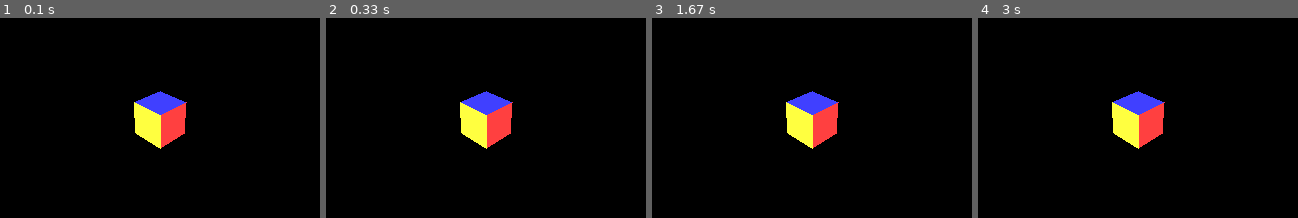
Above: before the commit, frames 1-4 (left to right).
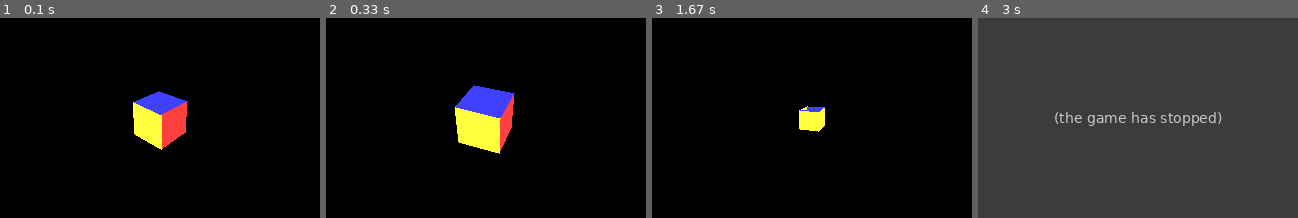
Above: after the commit, the same moments.

Repository: mooinglemur/2RX16
Game: pygame game, started from scripts/pygame-3d-scene.py
Two runs of this game, one before a commit and one after it. Both use one fixed random seed, a clock stepped at 60 frames per second and the inputs below.
Inputs:
- Up to frame 1 (0.1 s): no input
- Up to frame 2 (0.33 s): no input
- Up to frame 3 (1.67 s): no input
- Up to frame 4 (3 s): no input

The runs differ from the first frame. In frame 1, 0.3% of the frame differs, in the area x 41-59%, y 36-66%; in frame 2, 2.2%; in frame 3, 3.0%; in frame 4, 100%, in the area x 0-100%, y 0-100%.
After the commit the program exited at 1.67 s; later frames show no game.

Commit message:
moved files, animation is starting to work

Diff:
--- a/scripts/pygame-3d-scene.py
+++ b/scripts/pygame-3d-scene.py
@@ -60,10 +60,6 @@
 pygame.display.set_caption("Tetrakis Hexahedron")
 
 
-# FIXME: we should use objects that have vertices and faces (and bounding boxes)
-vertices = []
-faces = []
-
 
 material_name_to_color_index = {
     None : 0,
@@ -75,15 +71,16 @@
 }
 
 
-def load_vertices_and_faces():
+def load_vertices_and_faces(frame_nr):
 
     # In Blender do:
     #  - File->Export->Wavefront (obj)
     #  - Select: Normals, Triangulated Mesh, Materials (Export)
     #  - TODO: also export Animation
 
-    obj_file = open('assets/test_cube.obj', 'r')
-    # obj_file = open('assets/test_cube_50.obj', 'r')
+    obj_file = open('assets/3d_scene/test_cube' + str(frame_nr) + '.obj', 'r')
+    # obj_file = open('assets/3d_scene/test_cube1.obj', 'r')
+    # obj_file = open('assets/3d_scene/test_cube50.obj', 'r')
     lines = obj_file.readlines()
 
     objects = {}
@@ -280,20 +277,9 @@
 
 
 
-
-# TODO: this adds to the faces and vertices, but we might want separate lists per object...
-objects = load_vertices_and_faces()
-
-camera_box = objects['CameraBox']
-camera_info = get_camera_info_from_camera_box(camera_box)
-
-transform_objects_into_view_space(camera_info, objects)
-
-# print(objects)
-
-# FIXME: this is a temporary workaround. We should get all objects but the camera here!
-vertices = objects['Cube']['vertices']
-faces = objects['Cube']['faces']
+# FIXME: we should use objects that have vertices and faces (and bounding boxes)
+vertices = []
+faces = []
 
 
 
@@ -734,78 +720,26 @@
 
 f = open("trilist.bin", "wb")
 
+frame_nr = 1
+max_frame_nr = 100
+
 while running:
     for event in pygame.event.get():
         if event.type == QUIT:
             running = False
 
-    if hedron_state == States.FALLING:
-        momentum += gravity
-        vertical_offset += (momentum / 1.6)
-        if vertical_offset >= 0.9:
-            print("SQUISHING")
-            hedron_state = States.SQUISHING
-
-    elif hedron_state == States.SQUISHING:
-        squishy_amplitude = squishy_max_amplitude
-        squishy_phase = math.pi
-        hedron_state = States.BOUNCING
-        bounces += 1
-        print("BOUNCING")
-
-    elif hedron_state == States.BOUNCING:
-        hedron_state = States.RISING
-        if bounces >= 3:
-            momentum = 0.055
-        else:
-            momentum = 0.097
-        print("RISING")
-
-    elif hedron_state == States.RISING:
-        momentum -= gravity
-        if momentum < 0:
-            momentum = 0
-            if bounces >= 3:
-                hedron_state = States.STEADY
-                print("STEADY")
-            else:
-                hedron_state = States.FALLING
-                print("FALLING")
-        vertical_offset -= (momentum / 1.6)
-
-    elif hedron_state == States.STEADY:
-        if squishy_amplitude == 0:
-            if scale > 20.5:
-                scale -= 0.15
-            if scale < 20.5: # in case we overshot on the same frame
-                scale = 20.5
-                hedron_state = States.LOOPING
-                print("LOOPING")
-                f.write(b'\xfe') # end of list
-                f.close()
-                center_offset = (32,32)
-                vertical_offset = 0
-                sprite_mode = True
-                f = open("trilist2.bin", "wb")
-                rotation_speed_x = math.pi/180
-                rotation_speed_y = -(math.pi/60)
-                loop_x_start = round(math.cos(angle_x),3)
-                loop_y_start = round(math.sin(angle_y),3)
-        else:
-            scale -= 0.15
-            squishy_dampening = 0.006
-            if scale < 20.5: # in case we overshot on the same frame
-                scale = 20.5
-
-    elif hedron_state == States.LOOPING:
-        if loop_x_start == round(math.cos(angle_x),3) and loop_y_start == round(math.sin(angle_y),3):
-            print("DONE")
-            print(f"X {loop_x_start} {round(math.cos(angle_x),3)}")
-            print(f"Y {loop_y_start} {round(math.sin(angle_y),3)}")
-            f.write(b'\xfe') # end of list
-            break
-
-
+    objects = load_vertices_and_faces(frame_nr)
+
+    camera_box = objects['CameraBox']
+    camera_info = get_camera_info_from_camera_box(camera_box)
+
+    transform_objects_into_view_space(camera_info, objects)
+
+    # print(objects)
+
+    # FIXME: this is a temporary workaround. We should get all objects but the camera here!
+    vertices = objects['Cube']['vertices']
+    faces = objects['Cube']['faces']
 
     screen.fill(BLACK)
     advance_cube()
@@ -813,6 +747,12 @@
         f.write(b'\xff') # end of frame
 
     pygame.display.flip()
+
+    frame_nr += 1
+
+    if frame_nr > max_frame_nr:
+        running = False
+
     clock.tick(60)
 
 # Quit Pygame
Renamed: assets/test_cube.mtl -> assets/3d_scene/test_cube1.mtl
Not shown, added: assets/3d_scene/test_cube1.obj
Renamed: assets/test_cube_50.mtl -> assets/3d_scene/test_cube10.mtl
Not shown, added: assets/3d_scene/test_cube10.obj
Not shown, added: assets/3d_scene/test_cube100.mtl
Not shown, added: assets/3d_scene/test_cube100.obj
Not shown, added: assets/3d_scene/test_cube11.mtl
Not shown, added: assets/3d_scene/test_cube11.obj
Not shown, added: assets/3d_scene/test_cube12.mtl
Not shown, added: assets/3d_scene/test_cube12.obj
Not shown, added: assets/3d_scene/test_cube13.mtl
Not shown, added: assets/3d_scene/test_cube13.obj
(and 190 more such lines)
